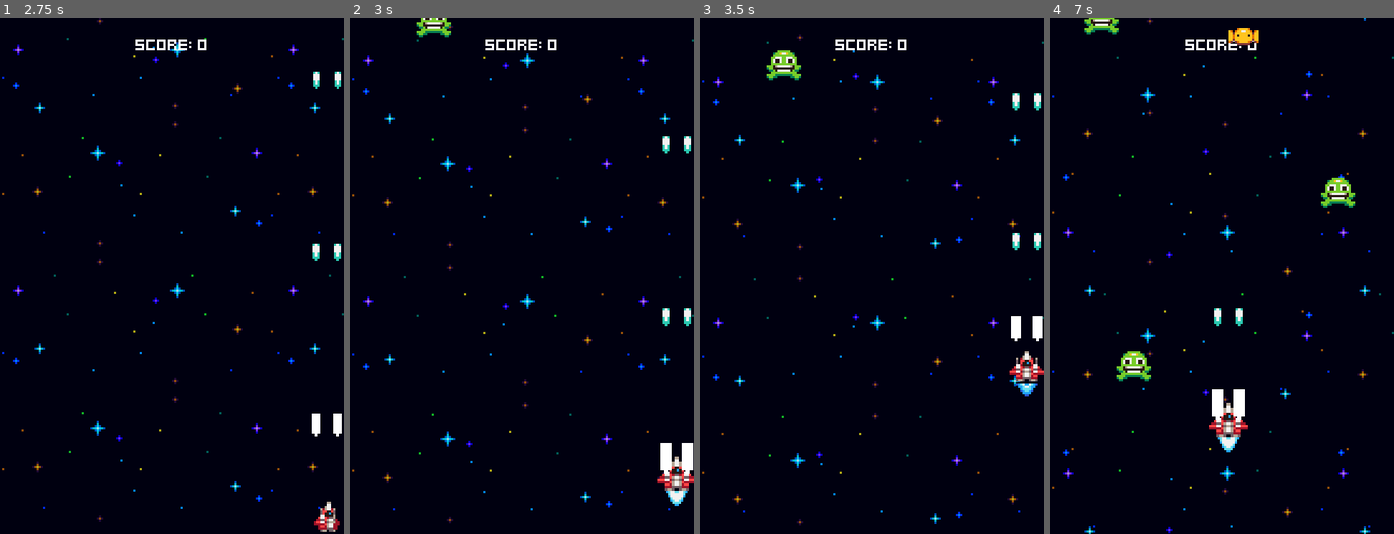
Above: before the commit, frames 1-4 (left to right).
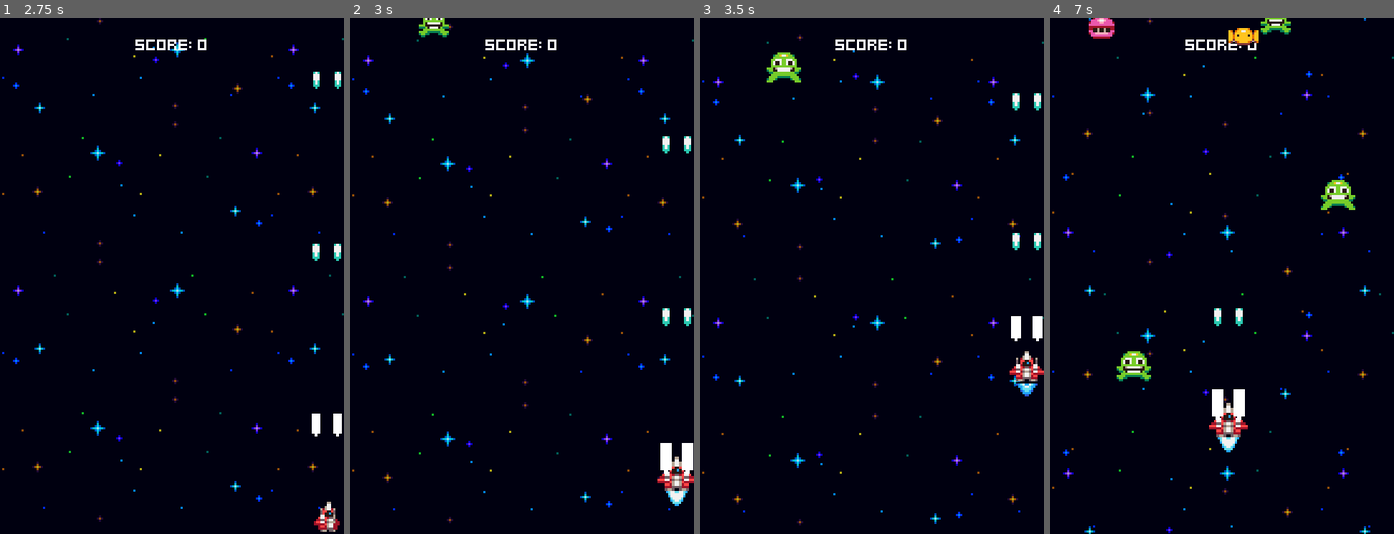
Above: after the commit, the same moments.

Repository: PedroLucasLopes/Spacial_Shooter
Game: Godot game, scene res://Menus/menu.tscn
Same seed, same stepped clock (60 frames per second), same inputs: the game is played once before the commit and once after it.
Inputs:
- Up to frame 1 (2.75 s): tap Space at 0.5 s; hold Right (ui_right) 0.53-1.28 s; tap Enter (ui_accept) at 0.6, 0.77, 1.07, 1.35, 1.52, 1.82, 2.1 s; hold Down (ui_down) 1.28-2.03 s; hold Right (ui_right) from 2.03 s (still down)
- Up to frame 2 (3 s): release Right (ui_right) at 2.78 s; hold Up (ui_up) from 2.78 s (still down); tap Enter (ui_accept) at 2.85 s
- Up to frame 3 (3.5 s): keep holding Up (ui_up); tap Enter (ui_accept) at 3.02, 3.32 s
- Up to frame 4 (7 s): release Up (ui_up) at 3.53 s; hold Left (ui_left) 3.53-5.03 s; tap Enter (ui_accept) at 3.6, 3.77, 4.07, 4.35, 4.52, 4.82, 5.1, 5.85, 6.02, 6.32, 6.6, 6.77 s; hold Down (ui_down) 5.03-5.78 s; hold Right (ui_right) 5.78-6.53 s; hold Up (ui_up) from 6.53 s (still down)

Frame 1 is identical in both runs. In frame 2, 0.1% of the frame differs, in the area x 19-30%, y 0-4%; in frame 3, 0.3%; in frame 4, 0.9%, in the area x 10-89%, y 0-38%.

Commit message:
feature new enemies and mechanics

Diff:
--- a/components/timed_state_componoent.gd
+++ b/components/timed_state_componoent.gd
@@ -17,7 +17,7 @@
 	# Add the timer as a child so we can use it
 	add_child(timer)
 
-	# Connect to the timeout functino on the timer
+	# Connect to the timeout functin on the timer
 	timer.timeout.connect(func():
 		# Emit finished because this state is finished
 		state_finished.emit()
--- a/enemies/enemy_generator.gd
+++ b/enemies/enemy_generator.gd
@@ -2,10 +2,12 @@
 
 @export var GreenEnemyScene: PackedScene
 @export var YellowEnemyScene: PackedScene
+@export var PinkEnemyScene: PackedScene
 
 @onready var spawner_component: SpawnerComponent = $SpawnerComponent as SpawnerComponent
 @onready var green_enemy_spawner_timer: Timer = $GreenEnemySpawnerTimer as Timer
 @onready var yellow_enemy_spawner_timer: Timer = $YellowEnemySpawnerTimer as Timer
+@onready var pink_enemy_spawner_timer: Timer = $PinkEnemySpawnerTimer as Timer
 
 var margin = 8
 var right_border = ProjectSettings.get_setting("display/window/size/viewport_width")
@@ -13,6 +15,7 @@
 func _ready():
 	green_enemy_spawner_timer.timeout.connect(handle_spawn.bind(GreenEnemyScene, green_enemy_spawner_timer))
 	yellow_enemy_spawner_timer.timeout.connect(handle_spawn.bind(YellowEnemyScene, yellow_enemy_spawner_timer))
+	pink_enemy_spawner_timer.timeout.connect(handle_spawn.bind(PinkEnemyScene, pink_enemy_spawner_timer))
 
 func handle_spawn(enemy_scene: PackedScene, timer: Timer):
 	spawner_component.scene = enemy_scene
--- a/enemies/enemy_generator.tscn
+++ b/enemies/enemy_generator.tscn
@@ -23,3 +23,8 @@
 wait_time = 4.0
 one_shot = true
 autostart = true
+
+[node name="PinkEnemySpawnerTimer" type="Timer" parent="."]
+wait_time = 5.0
+one_shot = true
+autostart = true
--- a/enemies/green_enemy.tscn
+++ b/enemies/green_enemy.tscn
@@ -43,6 +43,8 @@
 [node name="AnimatedSprite2D" parent="." index="0"]
 sprite_frames = SubResource("SpriteFrames_jrr4g")
 animation = &"move"
+autoplay = "move"
+frame_progress = 0.488204
 
 [node name="StatsComponent" parent="." index="1"]
 health = 4
--- /dev/null
+++ b/enemies/pink_enemy.gd
@@ -0,0 +1,33 @@
+class_name PinkEnemy
+extends Enemy
+
+@onready var states: Node = $States as Node
+
+@onready var move_down_state: TimedStateComponent = %MoveDownState as TimedStateComponent
+@onready var move_side_state: TimedStateComponent = %MoveSideState as TimedStateComponent
+@onready var pause_state: TimedStateComponent = %PauseState as TimedStateComponent
+@onready var move_side_component: MoveComponent = %MoveSideComponent as MoveComponent
+@onready var projectile_spawner_component: SpawnerComponent = %ProjectileSpawnerComponent as SpawnerComponent
+@onready var fire_state: StateComponent = %FireState as StateComponent
+
+func _ready():
+	super()
+
+	for state in states.get_children():
+		state = state as StateComponent
+		state.disable()
+
+	move_side_component.velocity.x = [-20, 20].pick_random()
+
+	move_down_state.state_finished.connect(move_side_state.enable)
+	move_side_state.state_finished.connect(func():
+		fire_state.enable()
+		scale_component.tween_scale()
+		projectile_spawner_component.spawn(self.position)
+		fire_state.disable()
+		fire_state.state_finished.emit()
+	)
+	fire_state.state_finished.connect(pause_state.enable)
+	pause_state.state_finished.connect(move_down_state.enable)
+
+	move_down_state.enable()
--- /dev/null
+++ b/enemies/pink_enemy.tscn
@@ -0,0 +1,126 @@
+[gd_scene load_steps=18 format=3 uid="uid://dwuverre505m4"]
+
+[ext_resource type="PackedScene" uid="uid://c63kafmaymedo" path="res://enemies/enemy.tscn" id="1_vg0sg"]
+[ext_resource type="Script" path="res://enemies/pink_enemy.gd" id="2_bchxe"]
+[ext_resource type="Texture2D" uid="uid://dxx05xpyyke1c" path="res://assets/pink_enemy.png" id="2_c24bn"]
+[ext_resource type="Script" path="res://components/move_component.gd" id="4_agqhm"]
+[ext_resource type="Script" path="res://components/border_bounce_component.gd" id="5_sdooy"]
+[ext_resource type="Script" path="res://components/timed_state_componoent.gd" id="6_5dq2e"]
+[ext_resource type="Script" path="res://components/state_component.gd" id="7_l52fy"]
+[ext_resource type="Script" path="res://components/spawner_component.gd" id="8_aty7m"]
+[ext_resource type="PackedScene" uid="uid://dwjm1q63gqh61" path="res://projectiles/pink_enemy_projectile.tscn" id="9_r4f4a"]
+
+[sub_resource type="AtlasTexture" id="AtlasTexture_wjuiv"]
+atlas = ExtResource("2_c24bn")
+region = Rect2(0, 0, 16, 16)
+
+[sub_resource type="AtlasTexture" id="AtlasTexture_uxr5l"]
+atlas = ExtResource("2_c24bn")
+region = Rect2(16, 0, 16, 16)
+
+[sub_resource type="AtlasTexture" id="AtlasTexture_rqduy"]
+atlas = ExtResource("2_c24bn")
+region = Rect2(32, 0, 16, 16)
+
+[sub_resource type="AtlasTexture" id="AtlasTexture_38gum"]
+atlas = ExtResource("2_c24bn")
+region = Rect2(48, 0, 16, 16)
+
+[sub_resource type="AtlasTexture" id="AtlasTexture_4kgpo"]
+atlas = ExtResource("2_c24bn")
+region = Rect2(64, 0, 16, 16)
+
+[sub_resource type="SpriteFrames" id="SpriteFrames_l4wi4"]
+animations = [{
+"frames": [{
+"duration": 1.0,
+"texture": SubResource("AtlasTexture_wjuiv")
+}, {
+"duration": 1.0,
+"texture": SubResource("AtlasTexture_uxr5l")
+}, {
+"duration": 1.0,
+"texture": SubResource("AtlasTexture_rqduy")
+}, {
+"duration": 1.0,
+"texture": SubResource("AtlasTexture_38gum")
+}, {
+"duration": 1.0,
+"texture": SubResource("AtlasTexture_4kgpo")
+}],
+"loop": true,
+"name": &"default",
+"speed": 8.0
+}]
+
+[sub_resource type="CircleShape2D" id="CircleShape2D_22cb1"]
+radius = 7.0
+
+[sub_resource type="CircleShape2D" id="CircleShape2D_4foqc"]
+radius = 6.08276
+
+[node name="PinkEnemy" instance=ExtResource("1_vg0sg")]
+script = ExtResource("2_bchxe")
+
+[node name="AnimatedSprite2D" parent="." index="0"]
+sprite_frames = SubResource("SpriteFrames_l4wi4")
+autoplay = "default"
+
+[node name="StatsComponent" parent="." index="1"]
+health = 4
+
+[node name="MoveComponent" parent="." index="2"]
+velocity = Vector2(0, 0)
+
+[node name="VisibleOnScreenNotifier2D" parent="." index="3"]
+position = Vector2(-2.98023e-07, -0.5)
+scale = Vector2(0.7, 0.65)
+
+[node name="CollisionShape2D" type="CollisionShape2D" parent="HurtboxComponent" index="0"]
+shape = SubResource("CircleShape2D_22cb1")
+
+[node name="CollisionShape2D" type="CollisionShape2D" parent="HitboxComponent" index="0"]
+shape = SubResource("CircleShape2D_4foqc")
+
+[node name="Marker2D" type="Marker2D" parent="." index="13"]
+
+[node name="States" type="Node" parent="." index="14"]
+
+[node name="MoveDownState" type="Node" parent="States" index="0"]
+unique_name_in_owner = true
+script = ExtResource("6_5dq2e")
+duration = 2.0
+
+[node name="MoveDownComponent" type="Node" parent="States/MoveDownState" index="0" node_paths=PackedStringArray("actor")]
+script = ExtResource("4_agqhm")
+actor = NodePath("../../..")
+velocity = Vector2(0, 15)
+
+[node name="MoveSideState" type="Node" parent="States" index="1"]
+unique_name_in_owner = true
+script = ExtResource("6_5dq2e")
+duration = 3.0
+
+[node name="MoveSideComponent" type="Node" parent="States/MoveSideState" index="0" node_paths=PackedStringArray("actor")]
+unique_name_in_owner = true
+script = ExtResource("4_agqhm")
+actor = NodePath("../../..")
+velocity = Vector2(20, 0)
+
+[node name="BorderBounceComponent" type="Node" parent="States/MoveSideState" index="1" node_paths=PackedStringArray("actor", "move_component")]
+script = ExtResource("5_sdooy")
+actor = NodePath("../../..")
+move_component = NodePath("../MoveSideComponent")
+
+[node name="FireState" type="Node" parent="States" index="2"]
+unique_name_in_owner = true
+script = ExtResource("7_l52fy")
+
+[node name="ProjectileSpawnerComponent" type="Node2D" parent="States/FireState" index="0"]
+unique_name_in_owner = true
+script = ExtResource("8_aty7m")
+scene = ExtResource("9_r4f4a")
+
+[node name="PauseState" type="Node" parent="States" index="3"]
+unique_name_in_owner = true
+script = ExtResource("6_5dq2e")
--- a/game_stats.tres
+++ b/game_stats.tres
@@ -4,5 +4,5 @@
 
 [resource]
 script = ExtResource("1_1dtwt")
-score = 50
+score = 0
 highscore = 0
--- /dev/null
+++ b/projectiles/pink_enemy_projectile.gd
@@ -0,0 +1,11 @@
+extends Node2D
+
+@onready var hitbox_component: HitboxComponent = $Anchor/HitboxComponent as HitboxComponent
+@onready var visible_on_screen_notifier_2d: VisibleOnScreenNotifier2D = $VisibleOnScreenNotifier2D as VisibleOnScreenNotifier2D
+@onready var scale_component: ScaleComponent = $ScaleComponent as ScaleComponent
+
+# Called when the node enters the scene tree for the first time.
+func _ready():
+	scale_component.tween_scale()
+	hitbox_component.hit_hurtbox.connect(queue_free.unbind(1))
+	visible_on_screen_notifier_2d.screen_exited.connect(queue_free)
--- /dev/null
+++ b/projectiles/pink_enemy_projectile.tscn
@@ -0,0 +1,121 @@
+[gd_scene load_steps=15 format=3 uid="uid://dwjm1q63gqh61"]
+
+[ext_resource type="Texture2D" uid="uid://de1i078es1mpk" path="res://assets/pink_enemy_projectile.png" id="1_58xd5"]
+[ext_resource type="Script" path="res://projectiles/pink_enemy_projectile.gd" id="1_qoc3k"]
+[ext_resource type="Script" path="res://components/hitbox_component.gd" id="2_twtt8"]
+[ext_resource type="Script" path="res://components/move_component.gd" id="3_dvw2j"]
+[ext_resource type="Script" path="res://components/scale_component.gd" id="4_qar4j"]
+
+[sub_resource type="AtlasTexture" id="AtlasTexture_vetqi"]
+atlas = ExtResource("1_58xd5")
+region = Rect2(0, 0, 16, 16)
+
+[sub_resource type="AtlasTexture" id="AtlasTexture_7623d"]
+atlas = ExtResource("1_58xd5")
+region = Rect2(16, 0, 16, 16)
+
+[sub_resource type="AtlasTexture" id="AtlasTexture_au5fx"]
+atlas = ExtResource("1_58xd5")
+region = Rect2(32, 0, 16, 16)
+
+[sub_resource type="AtlasTexture" id="AtlasTexture_xfqgk"]
+atlas = ExtResource("1_58xd5")
+region = Rect2(48, 0, 16, 16)
+
+[sub_resource type="SpriteFrames" id="SpriteFrames_gx6xj"]
+animations = [{
+"frames": [{
+"duration": 1.0,
+"texture": SubResource("AtlasTexture_vetqi")
+}, {
+"duration": 1.0,
+"texture": SubResource("AtlasTexture_7623d")
+}, {
+"duration": 1.0,
+"texture": SubResource("AtlasTexture_au5fx")
+}, {
+"duration": 1.0,
+"texture": SubResource("AtlasTexture_xfqgk")
+}],
+"loop": true,
+"name": &"default",
+"speed": 5.0
+}]
+
+[sub_resource type="CircleShape2D" id="CircleShape2D_to3n8"]
+radius = 5.0
+
+[sub_resource type="Animation" id="Animation_83tx1"]
+length = 0.001
+tracks/0/type = "value"
+tracks/0/imported = false
+tracks/0/enabled = true
+tracks/0/path = NodePath("Anchor:position")
+tracks/0/interp = 1
+tracks/0/loop_wrap = true
+tracks/0/keys = {
+"times": PackedFloat32Array(0),
+"transitions": PackedFloat32Array(1),
+"update": 0,
+"values": [Vector2(0, 0)]
+}
+
+[sub_resource type="Animation" id="Animation_pgrcp"]
+resource_name = "oscilate"
+length = 0.5
+loop_mode = 2
+tracks/0/type = "value"
+tracks/0/imported = false
+tracks/0/enabled = true
+tracks/0/path = NodePath("Anchor:position")
+tracks/0/interp = 2
+tracks/0/loop_wrap = true
+tracks/0/keys = {
+"times": PackedFloat32Array(0, 0.5),
+"transitions": PackedFloat32Array(1, 1),
+"update": 0,
+"values": [Vector2(-4, 0), Vector2(4, 0)]
+}
+
+[sub_resource type="AnimationLibrary" id="AnimationLibrary_cucvg"]
+_data = {
+"RESET": SubResource("Animation_83tx1"),
+"oscilate": SubResource("Animation_pgrcp")
+}
+
+[node name="PinkEnemyProjectile" type="Node2D"]
+script = ExtResource("1_qoc3k")
+
+[node name="Anchor" type="Node2D" parent="."]
+
+[node name="AnimatedSprite2D" type="AnimatedSprite2D" parent="Anchor"]
+sprite_frames = SubResource("SpriteFrames_gx6xj")
+autoplay = "default"
+
+[node name="HitboxComponent" type="Area2D" parent="Anchor"]
+collision_layer = 0
+script = ExtResource("2_twtt8")
+
+[node name="CollisionShape2D" type="CollisionShape2D" parent="Anchor/HitboxComponent"]
+shape = SubResource("CircleShape2D_to3n8")
+
+[node name="MoveComponent" type="Node" parent="." node_paths=PackedStringArray("actor")]
+script = ExtResource("3_dvw2j")
+actor = NodePath("..")
+velocity = Vector2(0, 30)
+
+[node name="VisibleOnScreenNotifier2D" type="VisibleOnScreenNotifier2D" parent="."]
+position = Vector2(-5.96046e-08, 0.5)
+scale = Vector2(0.45, 0.45)
+
+[node name="ScaleComponent" type="Node" parent="." node_paths=PackedStringArray("sprite")]
+script = ExtResource("4_qar4j")
+sprite = NodePath("../Anchor/AnimatedSprite2D")
+scale_amount = Vector2(2, 2)
+scale_duration = 1.0
+
+[node name="AnimationPlayer" type="AnimationPlayer" parent="."]
+libraries = {
+"": SubResource("AnimationLibrary_cucvg")
+}
+autoplay = "oscilate"
--- a/world.tscn
+++ b/world.tscn
@@ -1,10 +1,11 @@
-[gd_scene load_steps=7 format=3 uid="uid://ddtqwdjmwqvc1"]
+[gd_scene load_steps=8 format=3 uid="uid://ddtqwdjmwqvc1"]
 
 [ext_resource type="PackedScene" uid="uid://ckcddr4x11wuc" path="res://player_ship/ship.tscn" id="1_5wocy"]
 [ext_resource type="Script" path="res://world.gd" id="1_pf2it"]
 [ext_resource type="PackedScene" uid="uid://7dxegroh1258" path="res://enemies/enemy_generator.tscn" id="1_xnane"]
 [ext_resource type="Resource" uid="uid://brhuql36lowxa" path="res://game_stats.tres" id="2_65445"]
 [ext_resource type="PackedScene" uid="uid://csgxijcr6oyq3" path="res://effects/space_background.tscn" id="2_v1m4k"]
+[ext_resource type="PackedScene" uid="uid://dwuverre505m4" path="res://enemies/pink_enemy.tscn" id="4_h8k52"]
 [ext_resource type="LabelSettings" uid="uid://cxwaf8ykfwq0t" path="res://fonts/default_label_settings.tres" id="5_he3ie"]
 
 [node name="World" type="Node2D"]
@@ -12,6 +13,7 @@
 game_stats = ExtResource("2_65445")
 
 [node name="EnemyGenerator" parent="." instance=ExtResource("1_xnane")]
+PinkEnemyScene = ExtResource("4_h8k52")
 
 [node name="Ship" parent="." instance=ExtResource("1_5wocy")]
 position = Vector2(80, 216)
